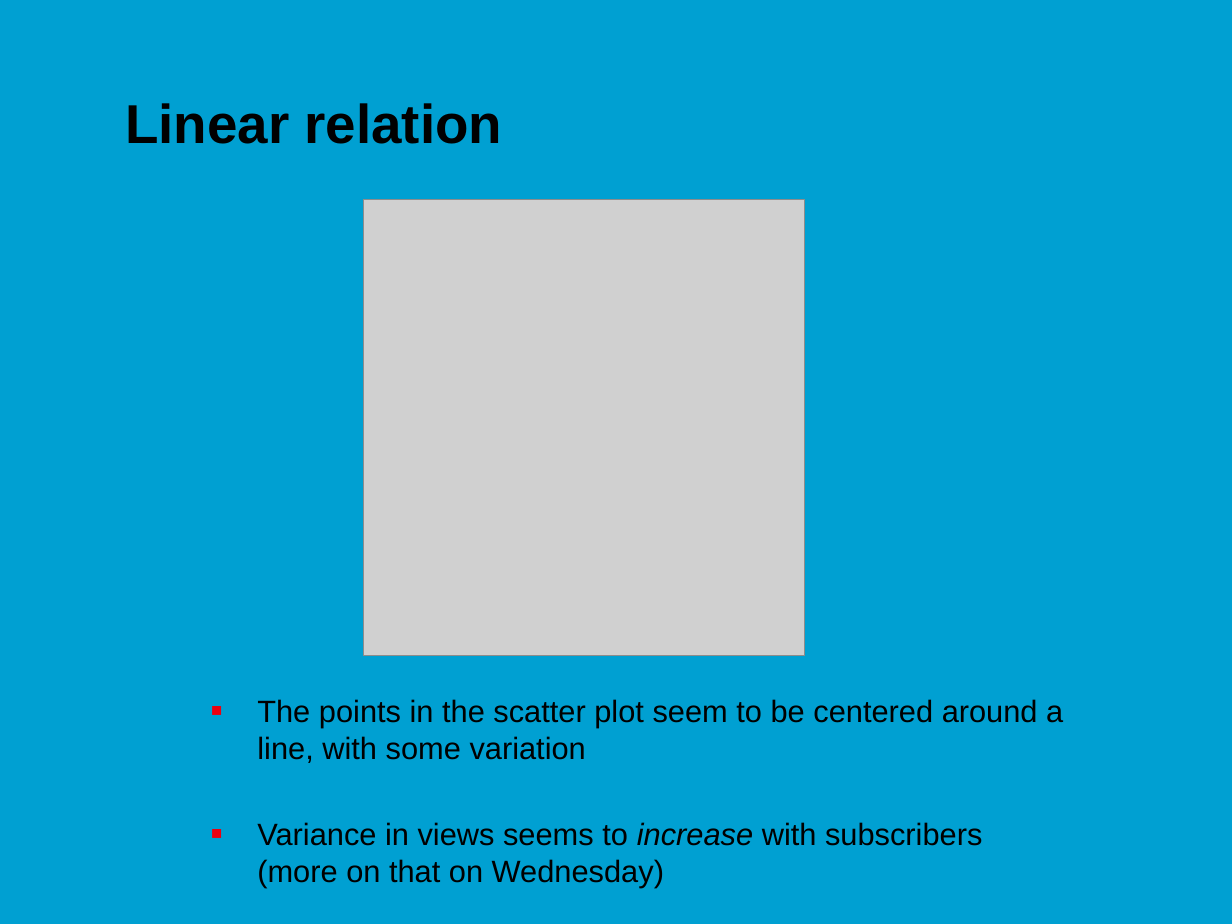
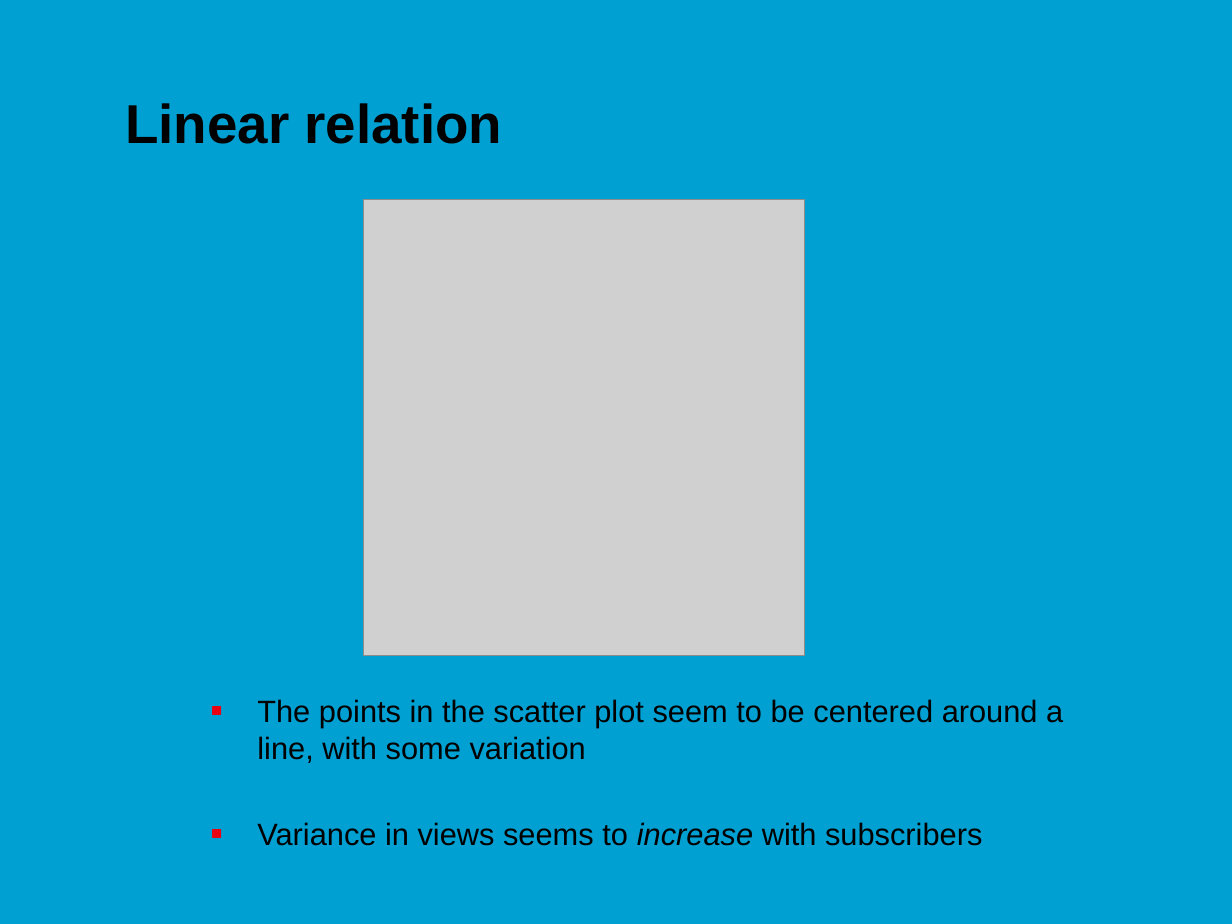
Before and after one commit to jonasmoons/data-driven-learning, a slide deck: slide 5 of slides/Week 3 - linear regression.pptx (slide 4 before the commit). Drawn at 1232x924 pixels with LibreOffice and Linux fonts; fonts in the diff are those of the drawing; grey boxes stand for pictures; background and template pictures are left out. Boxes give left, top, right and bottom in pixels: in the first picture for what was removed or moved away, otherwise in the second. Text is boxed around its words. In the diff, an @@ line names an element or a change of style, - is before the commit and + after.

```diff
--- a/slides/Week 3 - linear regression.pptx
+++ b/slides/Week 3 - linear regression.pptx
@@ text at <box>257,822,982,846</box>: text changed @@
-■ Variance in views seems to increase with subscribers (more on that on Wednesday)
+■ Variance in views seems to increase with subscribers
```
Also in this commit, not shown: 4 other slides changed, 2 slides added, 1 slide removed, 1 other file.
